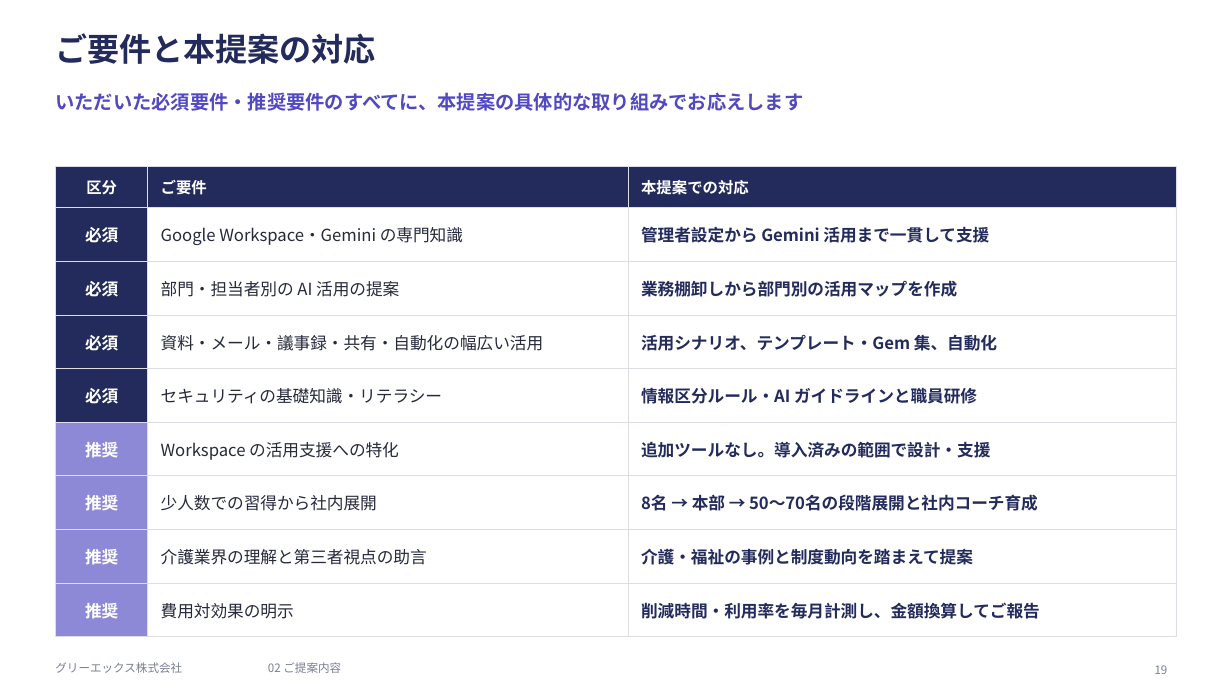
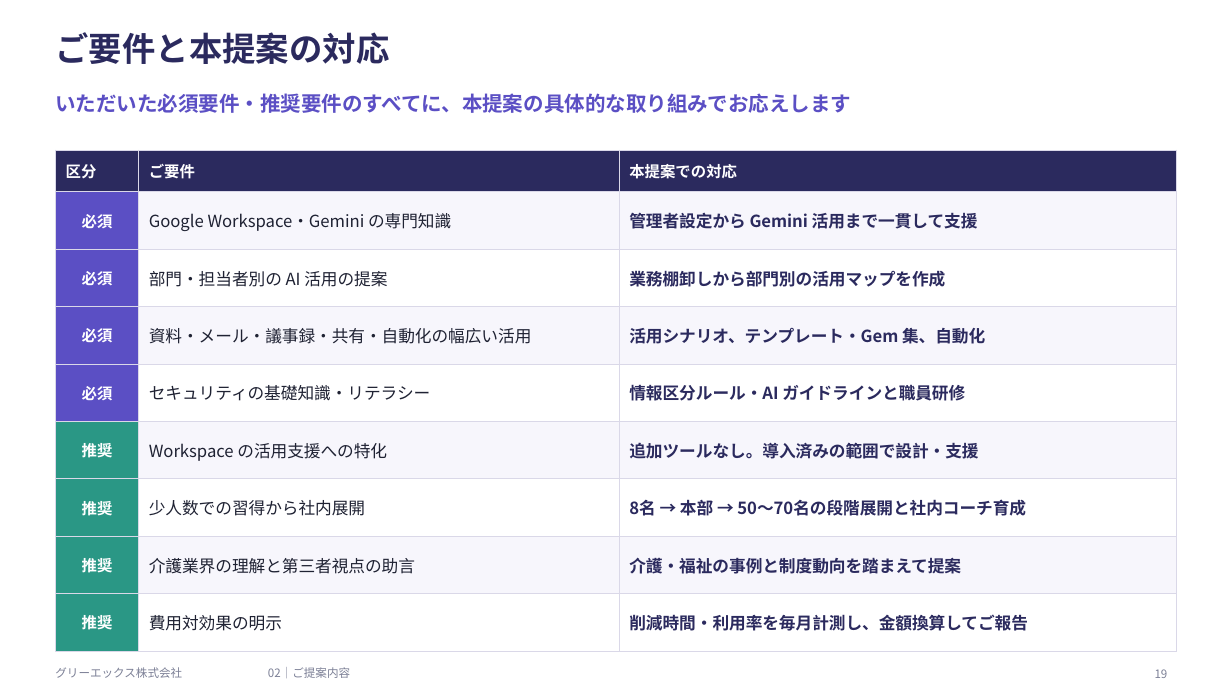
Before and after one commit to hjack0703/sakai, a slide deck: slide 19 of docs/20261027_サカイ様向けご提案_GREEX.pptx. Drawn at 1232x693 pixels with LibreOffice and Linux fonts; fonts in the diff are those of the drawing. Boxes give left, top, right and bottom in pixels: in the first picture for what was removed or moved away, otherwise in the second. Text is boxed around its words. In the diff, an @@ line names an element or a change of style, - is before the commit and + after.

```diff
--- a/docs/20261027_サカイ様向けご提案_GREEX.pptx
+++ b/docs/20261027_サカイ様向けご提案_GREEX.pptx
@@ title "ご要件と本提案の対応" at [55, 32, 389, 64]: size 25 to 26 pt, text colour #232B5C to #2B2A5E @@
@@ text "いただいた必須要件・推奨要件のすべてに、本提案の具体的な取り組みでお応えします" at [55, 93, 851, 113]: size 15 to 16 pt, text colour #5149C1 to #5B4FC4 @@
@@ table at [55, 150, 1177, 637] @@
@@ fill #232B5C to #2B2A5E in row 1 @@
@@ fill #232B5C to #5B4FC4 in 4 cells @@
@@ fill #FFFFFF to #F7F6FC in 8 cells @@
@@ fill #8E89D6 to #2A9785 in 4 cells @@
@@ size 13 to 12 pt in "必須", "必須", "必須", "必須" and 4 more places @@
@@ text colour #262A3B to #1F2233 in "Google Workspace・Gemini の専門知識", "部門・担当者別の AI 活用の提案", "資料・メール・議事録・共有・自動化の幅広い活用", "セキュリティの基礎知識・リテラシー" and 4 more places @@
@@ text colour #232B5C to #2B2A5E in "管理者設定から Gemini 活用まで一貫して支援", "業務棚卸しから部門別の活用マップを作成", "活用シナリオ、テンプレート・Gem 集、自動化", "情報区分ルール・AI ガイドラインと職員研修" and 4 more places @@
@@ alignment centre to left @@
@@ borders changed @@
@@ table: place and size @@
-table at [55, 166, 1177, 623]
+table at [55, 150, 1177, 637]
@@ text "グリーエックス株式会社" at [55, 667, 182, 678]: text colour #7A7F93 to #7C8096 @@
@@ text at [268, 667, 350, 678]: text changed; text colour #7A7F93 to #7C8096 @@
-02 ご提案内容
+02｜ご提案内容
@@ page number at [1155, 669, 1168, 678]: text colour #7A7F93 to #7C8096 @@
```
Also in this commit, not shown: 25 other slides changed, 6 other files.
